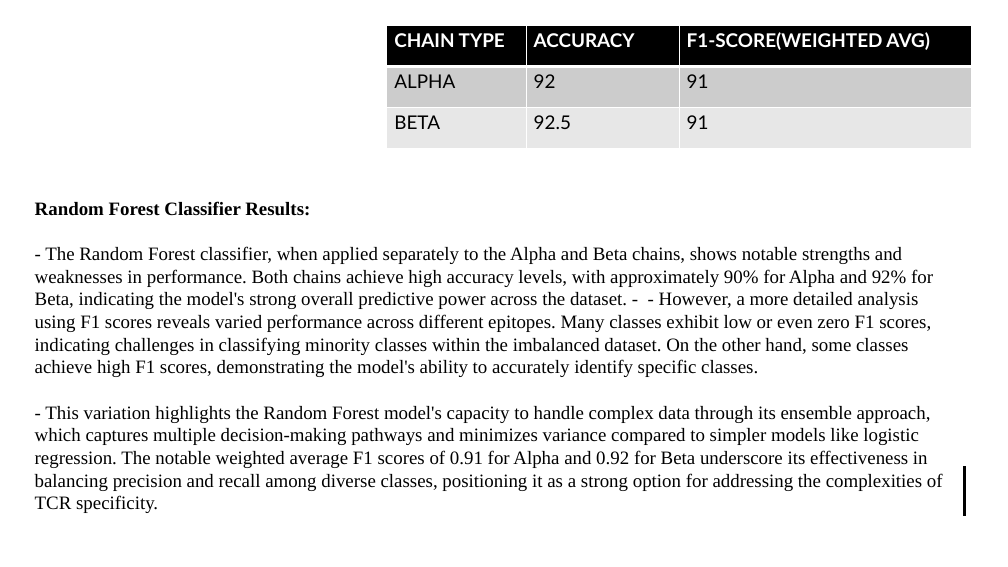
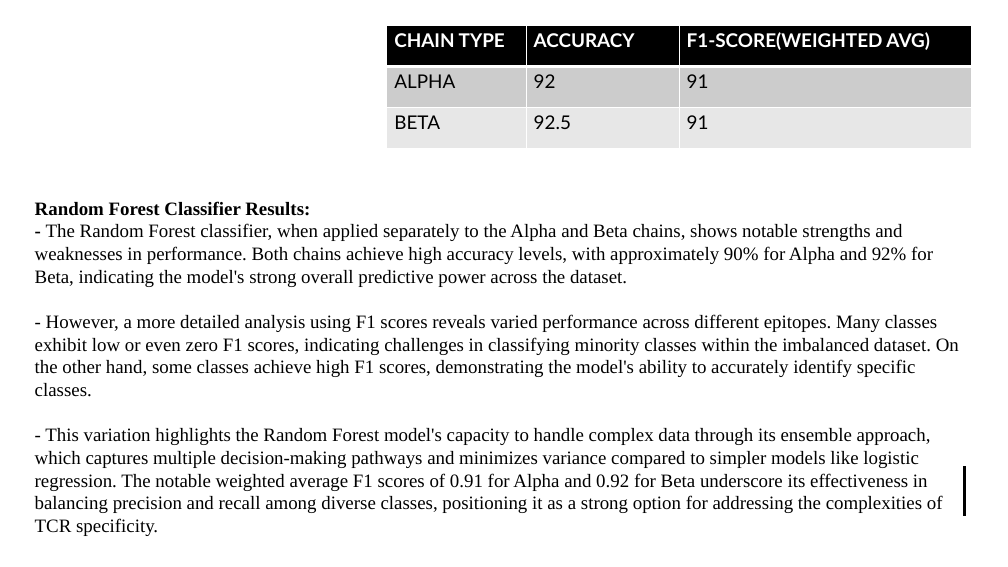
Before and after one commit to UoB-DSMP-2023-24/dsmp-2024-group4, a slide deck: slide 20 of summative presentation/Summative Oral Presentation-Group 4.pptx. Drawn at 1008x567 pixels with LibreOffice and Linux fonts; fonts in the diff are those of the drawing. Boxes give left, top, right and bottom in pixels: in the first picture for what was removed or moved away, otherwise in the second. Text is boxed around its words. In the diff, an @@ line names an element or a change of style, - is before the commit and + after.

```diff
--- a/summative presentation/Summative Oral Presentation-Group 4.pptx
+++ b/summative presentation/Summative Oral Presentation-Group 4.pptx
@@ text at (35, 223, 959, 397): text changed @@
-- The Random Forest classifier, when applied separately to the Alpha and Beta chains, shows notable strengths and weaknesses in performance. Both chains achieve high accuracy levels, with approximately 90% for Alpha and 92% for Beta, indicating the model's strong overall predictive power across the dataset. - - However, a more detailed analysis using F1 scores reveals varied performance across different epitopes. Many classes exhibit low or even zero F1 scores, indicating challenges in classifying minority classes within the imbalanced dataset. On the other hand, some classes achieve high F1 scores, demonstrating the model's ability to accurately identify specific classes.
+- The Random Forest classifier, when applied separately to the Alpha and Beta chains, shows notable strengths and weaknesses in performance. Both chains achieve high accuracy levels, with approximately 90% for Alpha and 92% for Beta, indicating the model's strong overall predictive power across the dataset.
+- However, a more detailed analysis using F1 scores reveals varied performance across different epitopes. Many classes exhibit low or even zero F1 scores, indicating challenges in classifying minority classes within the imbalanced dataset. On the other hand, some classes achieve high F1 scores, demonstrating the model's ability to accurately identify specific classes.
```
Also in this commit, not shown: 3 other slides changed, 2 other files.
